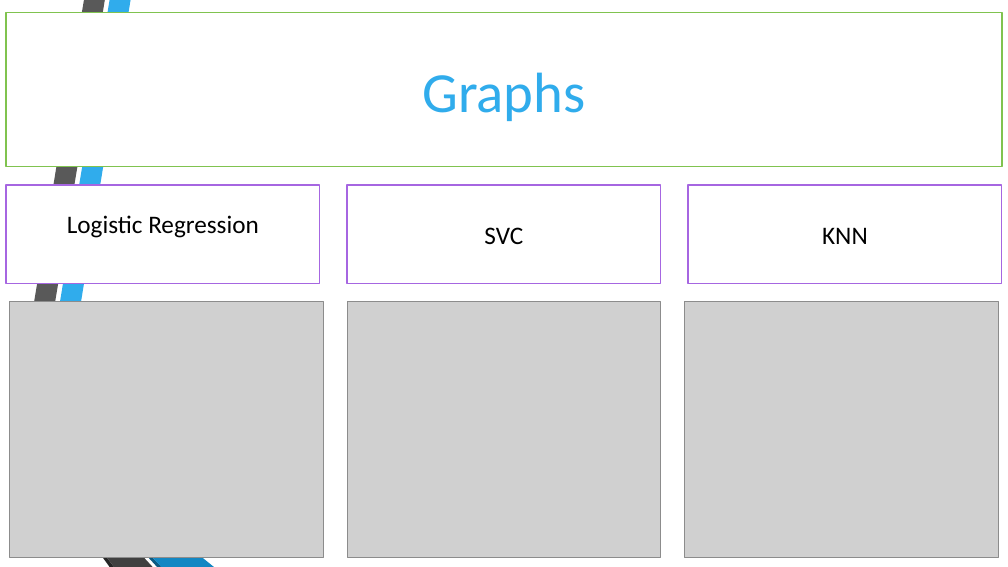
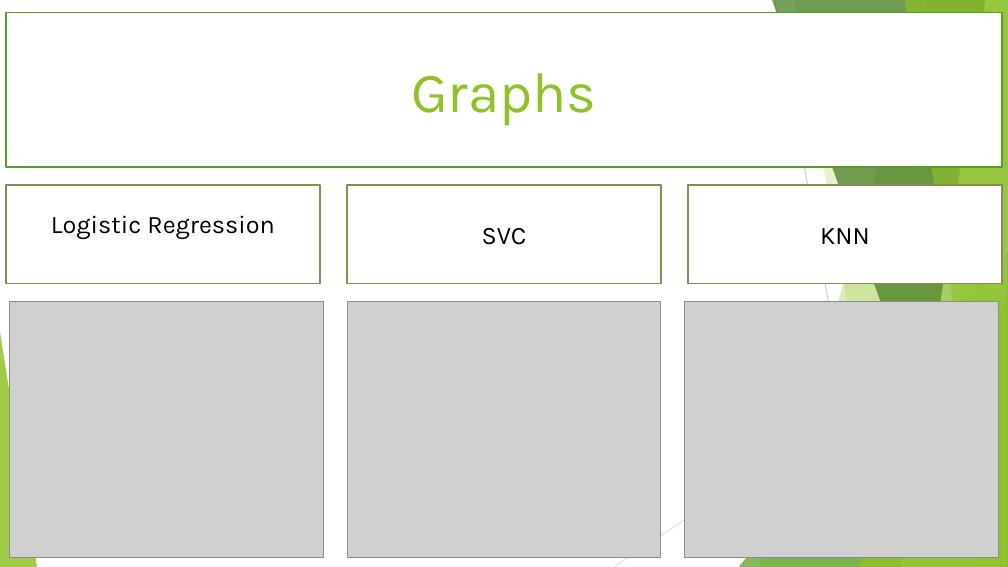
Before and after one commit to utsav87589/Fraud-Detection, a slide deck: slide 4 of reports/Report-Keep both.pptx. Drawn at 1008x567 pixels with LibreOffice and Linux fonts; fonts in the diff are those of the drawing; grey boxes stand for pictures; background and template pictures are left out. Boxes give left, top, right and bottom in pixels: in the first picture for what was removed or moved away, otherwise in the second. Text is boxed around its words. In the diff, an @@ line names an element or a change of style, - is before the commit and + after.

```diff
--- a/reports/Report-Keep both.pptx
+++ b/reports/Report-Keep both.pptx
@@ rectangle "Graphs" at box(6, 12, 1002, 166): font Calibri to Karla, text colour #30ACEC to #90C226; outline #80C34F 1.25 pt to #54A021 1.5 pt @@
@@ font Calibri to Karla; outline #A666E1 1.25 pt to #918655 1.5 pt in 3 elements at box(6, 185, 320, 284), box(347, 185, 661, 284), box(688, 185, 1002, 284) @@
@@ group added at box(0, 0, 1008, 567): 5 freeform shapes, 3 triangles, 2 lines @@
@@ group removed at box(12, 0, 214, 567): 6 freeform shapes @@
```
Also in this commit, not shown: 8 other slides changed, 5 other files.
